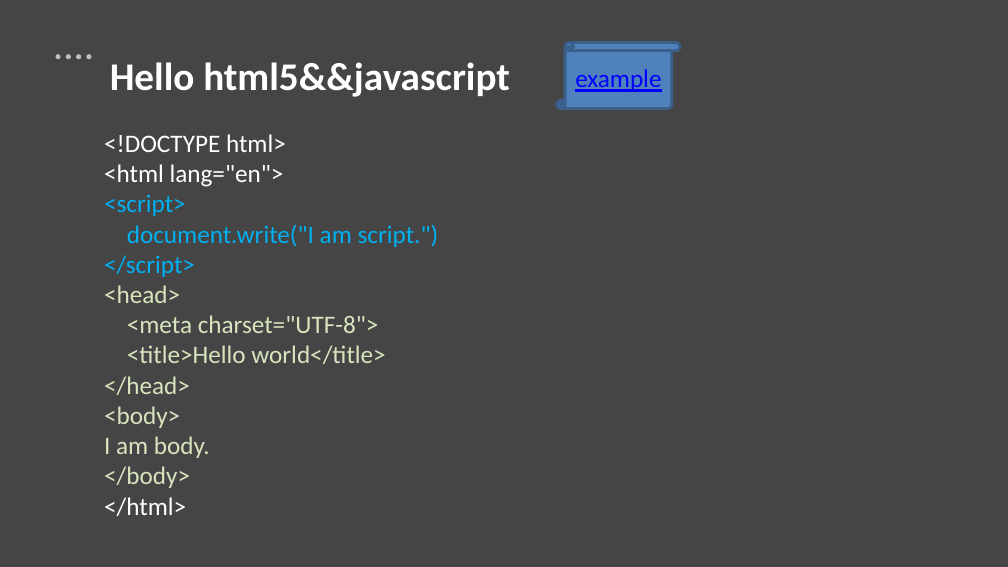
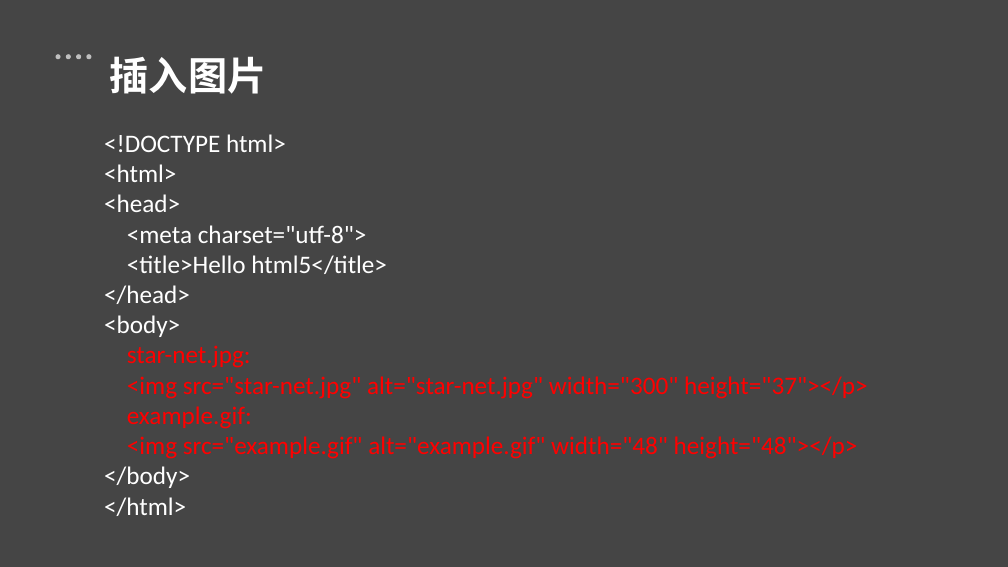
Before and after one commit to gerryhjs/htmljs, a slide deck: slide 6 of html&js课件/html&js.pptx (slide 5 before the commit). Drawn at 1008x567 pixels with LibreOffice and Linux fonts; fonts in the diff are those of the drawing. Boxes give left, top, right and bottom in pixels: in the first picture for what was removed or moved away, otherwise in the second. Text is boxed around its words. In the diff, an @@ line names an element or a change of style, - is before the commit and + after.

```diff
--- a/html&js课件/html&js.pptx
+++ b/html&js课件/html&js.pptx
@@ text at (x1=110, y1=56, x2=267, y2=94): text changed @@
-Hello html5&&javascript
+插入图片
@@ vertical scroll removed at (x1=557, y1=42, x2=680, y2=108) @@
-example
@@ text at (x1=104, y1=164, x2=176, y2=182): text changed; text colour #00B0F0 to #FFFFFF @@
-<html lang="en">
-<script>
-document.write("I am script.")
-</script>
+<html>
@@ text at (x1=104, y1=194, x2=190, y2=488): text colour #D7E4BD to #FFFFFF in "<head>", "</head>", "<body>", "</body>" @@
@@ text at (x1=127, y1=225, x2=387, y2=274): text changed; text colour #D7E4BD to #FFFFFF @@
-<meta charset="UTF-8">
-<title>Hello world</title>
+<meta charset="utf-8">
+<title>Hello html5</title>
@@ text at (x1=127, y1=345, x2=868, y2=459): text changed; text colour #D7E4BD to #FF0000 @@
-I am body.
+star-net.jpg:
+<img src="star-net.jpg" alt="star-net.jpg" width="300" height="37"></p>
+example.gif:
+<img src="example.gif" alt="example.gif" width="48" height="48"></p>
```
Also in this commit, not shown: 4 other slides changed, 19 slides added, 30 other files.
